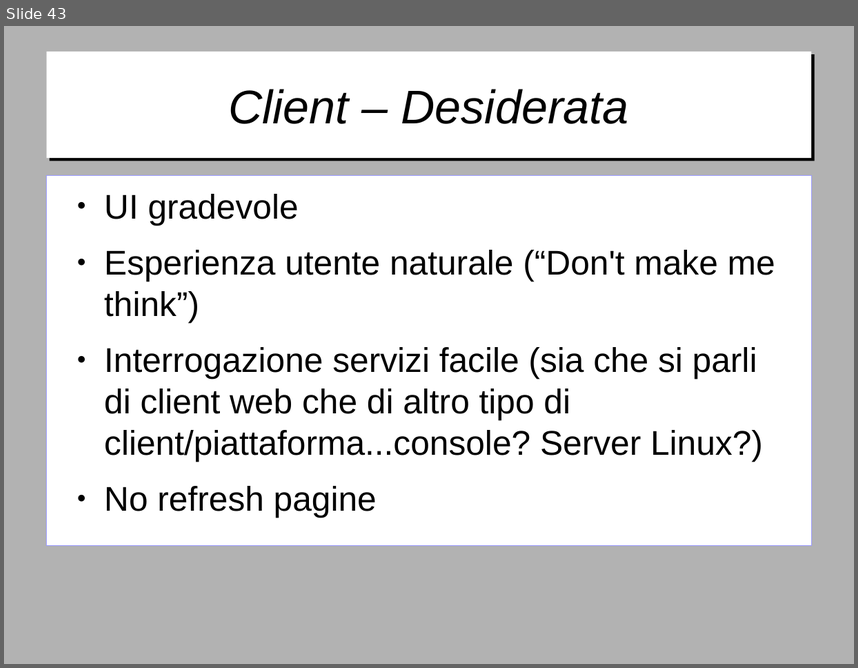
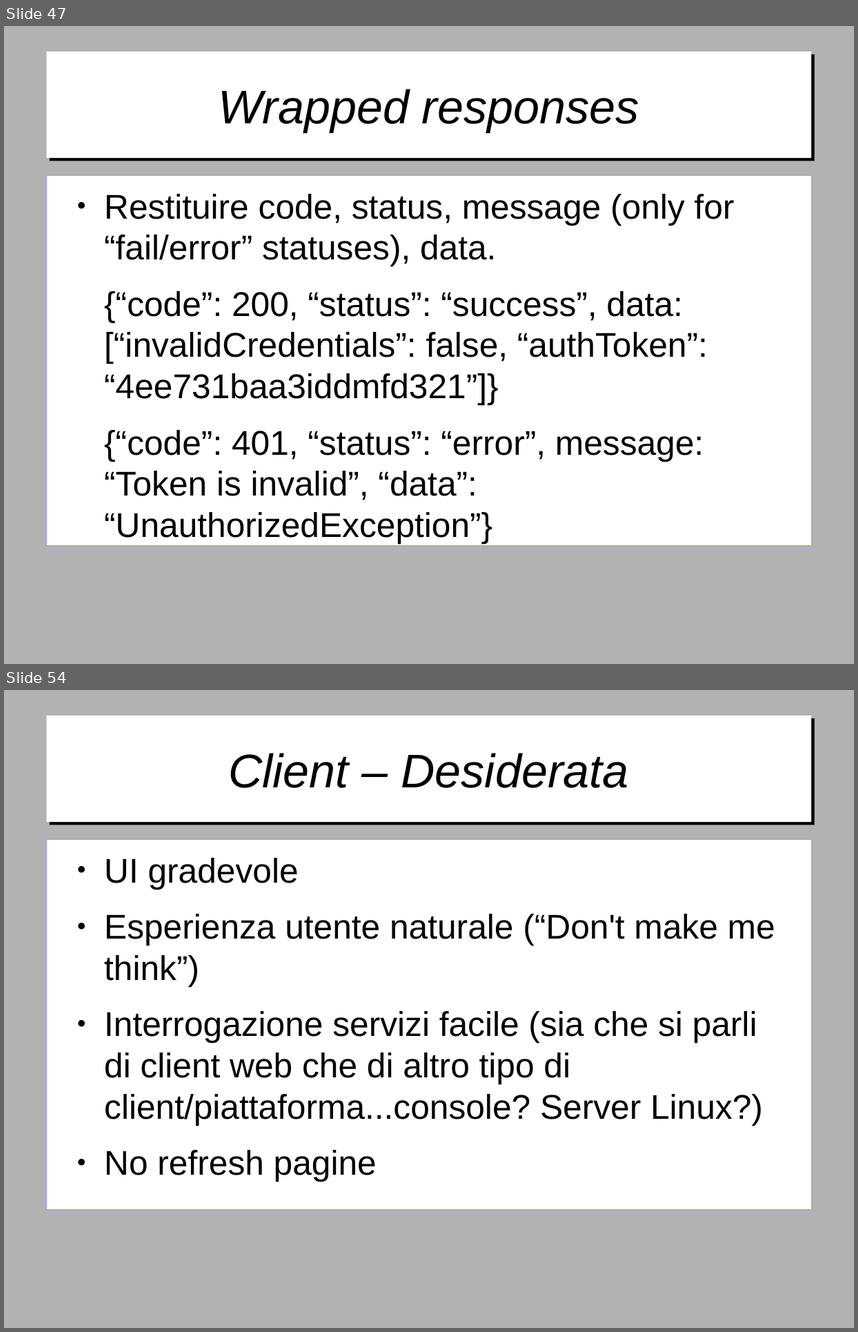
Before and after one commit to gitfer/ARXCourse, a slide deck: ARXCourse.odp. Shown one above the other, each under a label of ours: slide 43 before the commit, slides 47 and 54 after it; the slides between them are not shown. The pictures are 858x668 and 858x1332 pixels, drawn with LibreOffice and Linux fonts; fonts in the diff are those of the drawing; background and template pictures are left out. Boxes give left, top, right and bottom in pixels: in the first picture for what was removed or moved away, otherwise in the second. Text is boxed around its words. In the diff, an @@ line names an element or a change of style, - is before the commit and + after.

```diff
--- a/ARXCourse.odp
+++ b/ARXCourse.odp
@@ slide 47 added at (4,26,854,664), background #B2B2B2 @@
@@ title added at (46,52,812,158), fill #FFFFFF, 44 pt, text #000000, italic @@
+Wrapped responses
@@ text added at (46,175,812,545), fill #FFFFFF, outline #9999FF 0 pt, 32 pt, text #000000 @@
+● Restituire code, status, message (only for “fail/error” statuses), data.
+{“code”: 200, “status”: “success”, data: [“invalidCredentials”: false, “authToken”: “4ee731baa3iddmfd321”]}
+{“code”: 401, “status”: “error”, message: “Token is invalid”, “data”: “UnauthorizedException”}
@@ what was slide 43 is now slide 54 @@
```
Also in this commit, not shown: 1 slide changed, 10 other slides added.
